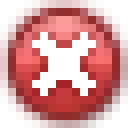
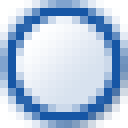
Comparing the layer stacks of the two 128x128 images. Changes:
hid group "red" (1st of 11, in "16") (3 layers) over [16, 16, 112, 112]
showed group "light" (10 layers) over [16, 16, 112, 112]
showed group "blue" (3rd of 12, in "16" › "light") (2 layers) over [16, 16, 112, 112]
added layer "blue 2" (1st of 3, in "16" › "light" › "blue") in group "blue" over [16, 16, 112, 112]
